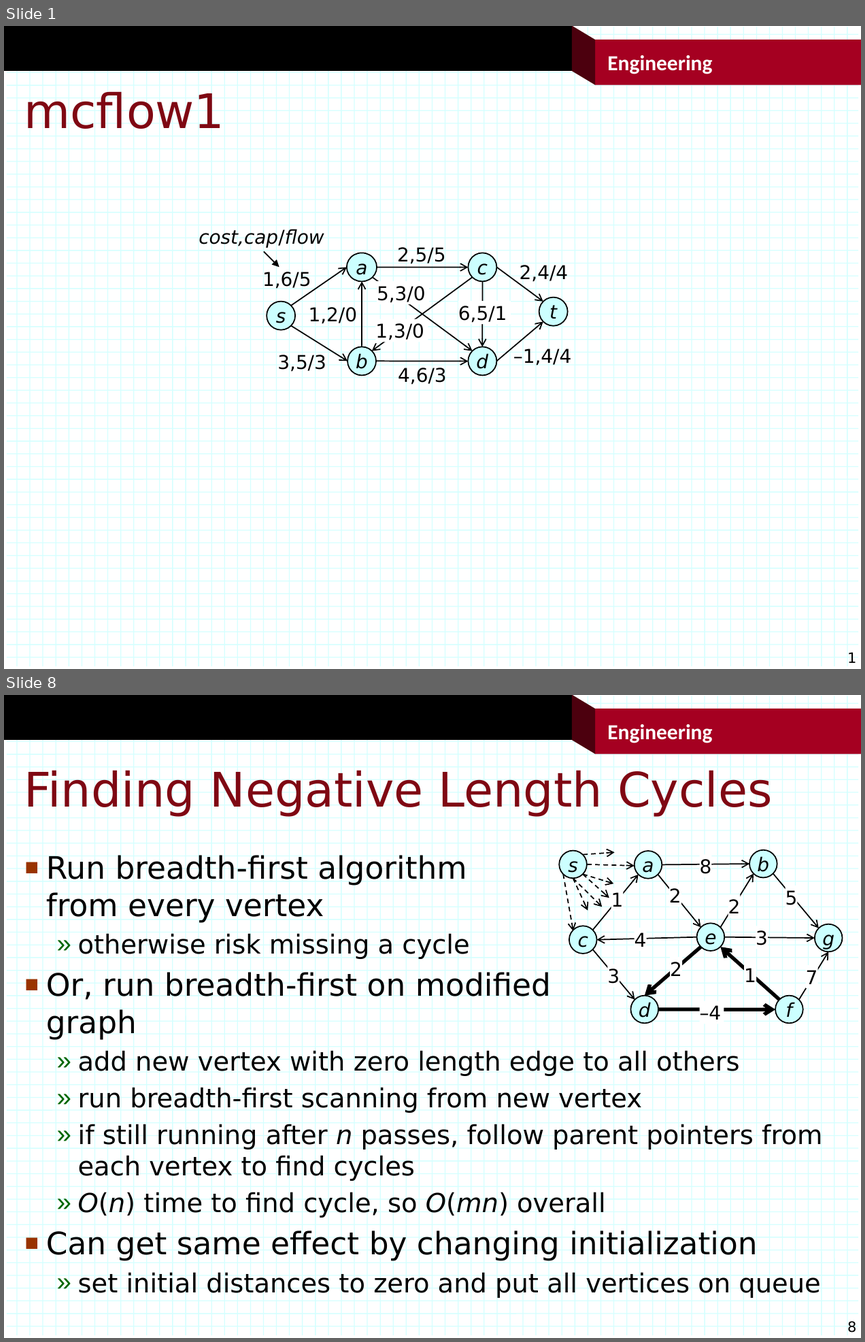
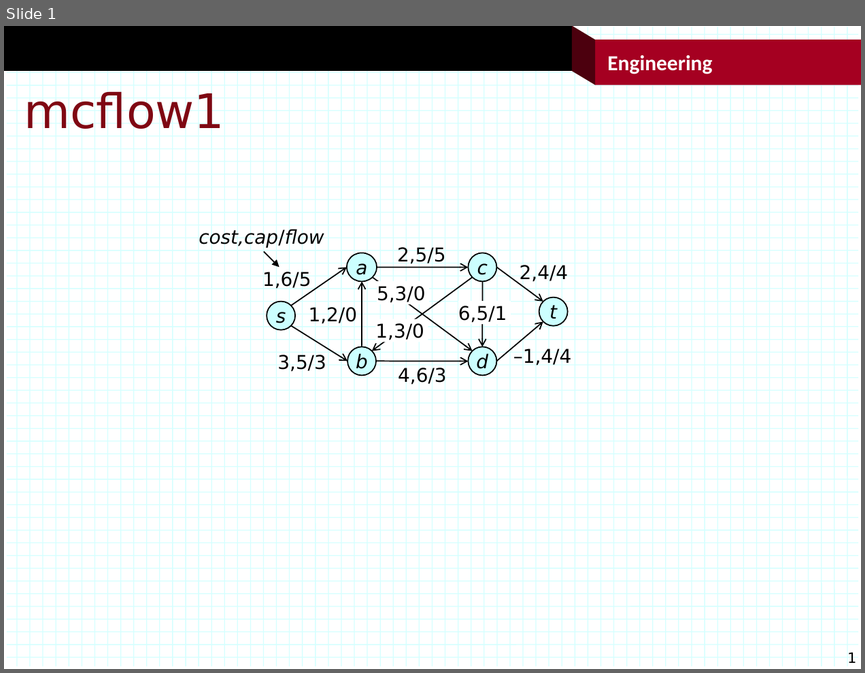
Before and after one commit to jonturner53/gads, a slide deck: graphAlgorithms/mcflow.pptx. Shown one above the other, each under a label of ours: slides 1 and 8 before the commit, slide 1 after it; the slides between them are not shown. The pictures are 865x1342 and 865x673 pixels, drawn with LibreOffice and Linux fonts; fonts in the diff are those of the drawing; background and template pictures are left out. Boxes give left, top, right and bottom in pixels: in the first picture for what was removed or moved away, otherwise in the second. Text is boxed around its words. In the diff, an @@ line names an element or a change of style, - is before the commit and + after.

```diff
--- a/graphAlgorithms/mcflow.pptx
+++ b/graphAlgorithms/mcflow.pptx
@@ slide 8 removed at <box>4,695,861,1338</box>, background #FFFFFF; not listed: 122 template elements that a slide beside it also shows @@
@@ title removed at <box>24,768,772,816</box> @@
-Finding Negative Length Cycles
@@ text removed at <box>46,854,822,1297</box> @@
-■ Run breadth-first algorithm
-  from every vertex
-  » otherwise risk missing a cycle
-■ Or, run breadth-first on modified
-  graph
-  » add new vertex with zero length edge to all others
-  » run breadth-first scanning from new vertex
-  » if still running after n passes, follow parent pointers from each vertex to find cycles
-  » O(n) time to find cycle, so O(mn) overall
-■ Can get same effect by changing initialization
-  » set initial distances to zero and put all vertices on queue
@@ group removed at <box>559,850,634,930</box>: 7 arrows, 1 ellipse @@
-s
@@ group removed at <box>568,850,842,1023</box>: 12 arrows, 8 rectangles, 7 ellipses, 4 texts @@
-a
-b
-c
-e
-d
-g
-f
-7
-3
-5
-1
-2
-1
-2
-8
-–4
-3
-4
-2
```
Also in this commit, not shown: 1 slide added, 13 other slides removed, 22 other files.
